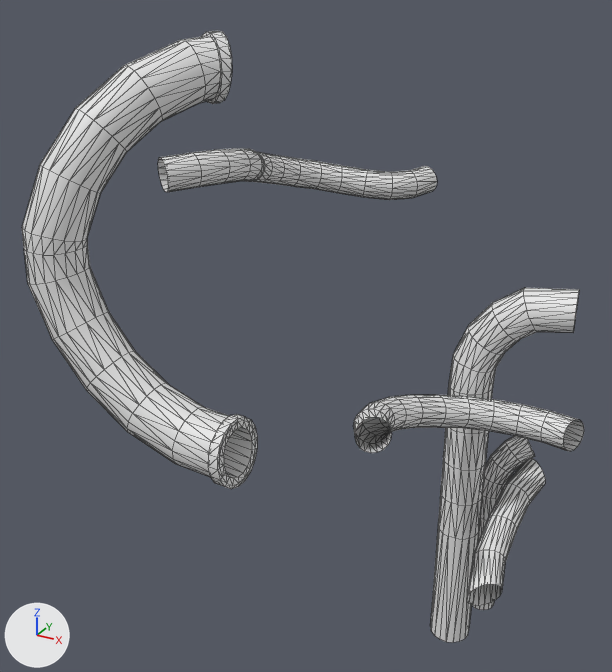
Before and after pictures for a commit that changed the FBX model Assets/Models/Level 1/Pipes.FBX.
The view is the same before and after, from a camera (50 mm lens) standing at (69.6, -286.2, 34.3) and looking at (29.2, -212.7, -2.5). Lighting does not change. The marker at lower left points along +X, +Y and +Z. Mesh edges are drawn as thin lines.

The older version as bpy lines, for what is in view:
```python
me_mesh = bpy.data.meshes.new('Mesh')
me_mesh.from_pydata(...)  # 1494 vertices, 2808 faces; spans x -43.6..21.5, y -15.9..22.0, z -46.2..14.0
ob_object079 = bpy.data.objects.new('Object079', me_mesh)
ob_object079.location = (38.0, -217.3, 12.9)
```
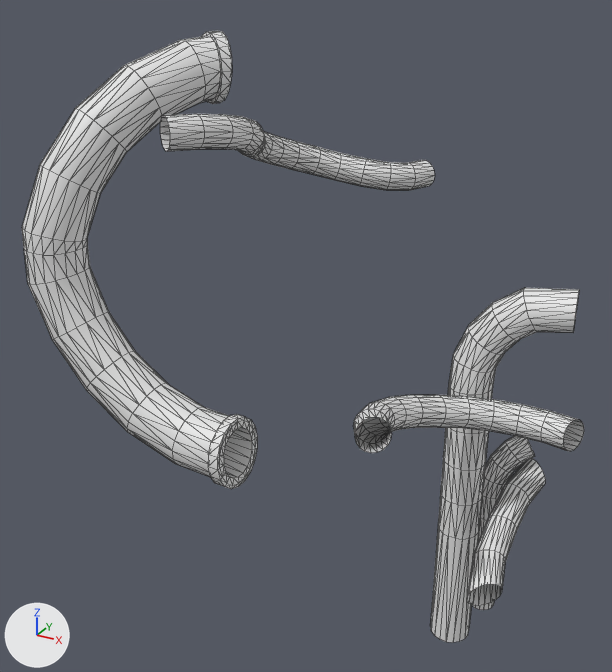
The newer file is also rescaled (x0.01) as a whole; pictures and numbers use the older file's frame.

Pixel boxes [x1, y1, x2, y2] of what changed, in the pictures (612 x 672 px; the box of a moved part takes in the faces that stretch with it):
```json
{"part": 1, "of": "me_mesh", "change": "moved or reshaped", "before": [158, 148, 437, 200], "after": [160, 114, 435, 190]}
```

The change, as JSON lines over the scene's bpy script:
```json
{"block": "me_mesh", "where": "me_mesh.from_pydata(...)  # 1494 vertices, 2808 faces; spans x -43.6..21.5, y -15.9..22.0, z -46.2..14.0"}
{"block": "me_mesh", "where": "# used by ob_object079; location = (38.0, -217.3, 12.9)"}
{"block": "me_mesh", "change": "me_mesh part 1: the loose piece of 288 vertices spanning x -15.6..0.0, y -12.9..19.1, z -2.1..6.5 is multiplied about its middle by the matrix ((0.999, -0.011, 0.04), (0.008, 0.997, 0.077), (-0.04, -0.077, 0.996)), then moved by (0.0, 0.0, 2.1)"}
```
